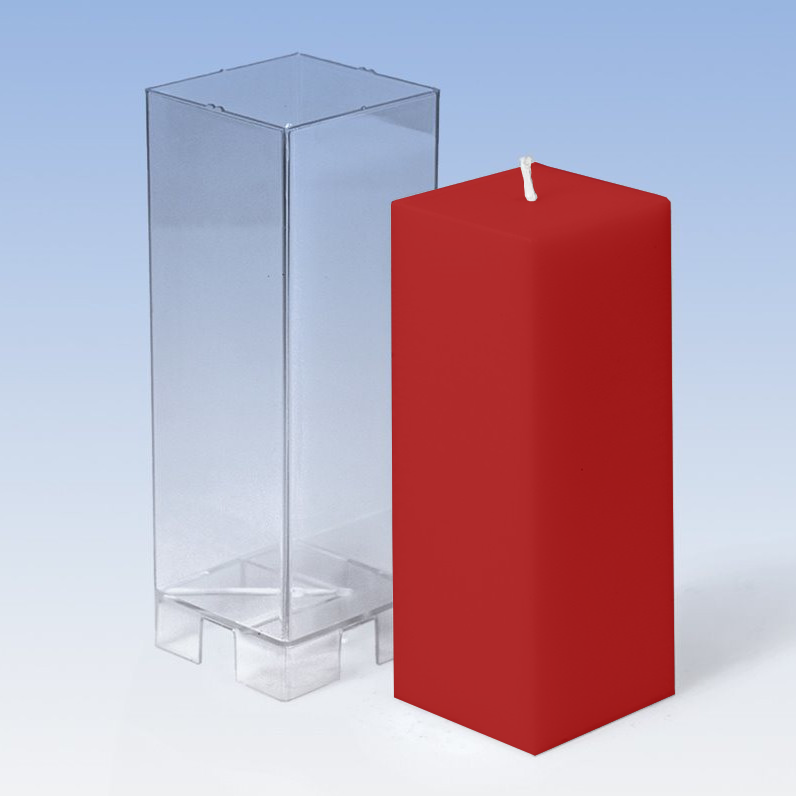
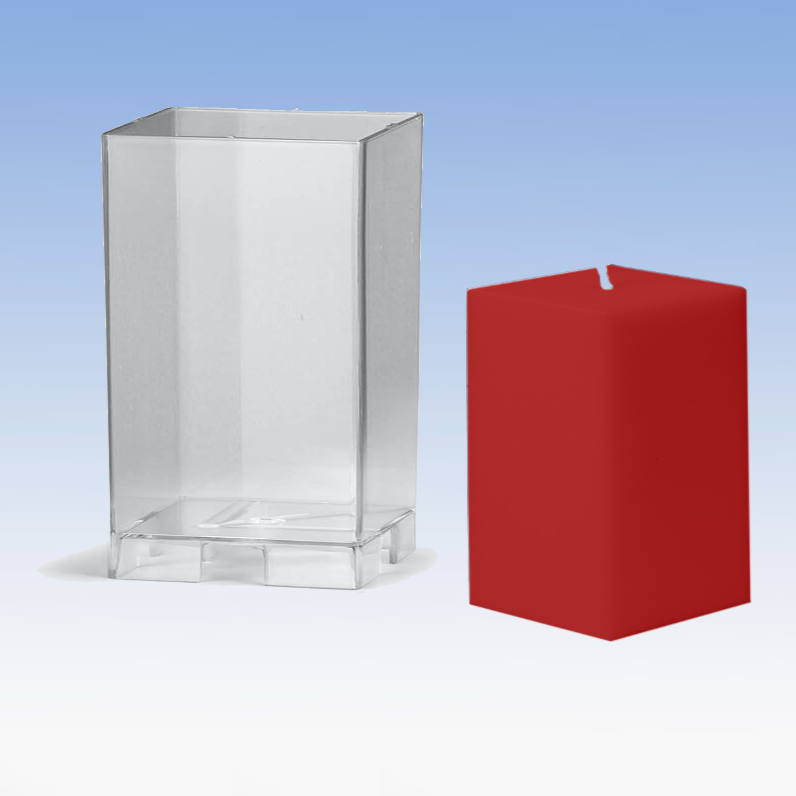
Two versions of the same layered image (796×796). Layer-by-layer changes:
painted on "Layer" over [left=391, top=161, right=753, bottom=756]
painted on "Pasted Layer" over [left=391, top=161, right=750, bottom=756]
added layer "Eingefügte Ebene #1" above "quader_breit.png" over [left=37, top=107, right=438, bottom=593]
hid "quader_breit.png" over [left=0, top=0, right=796, bottom=796]
added layer "Eingefügte Ebene" over [left=0, top=0, right=796, bottom=796]
